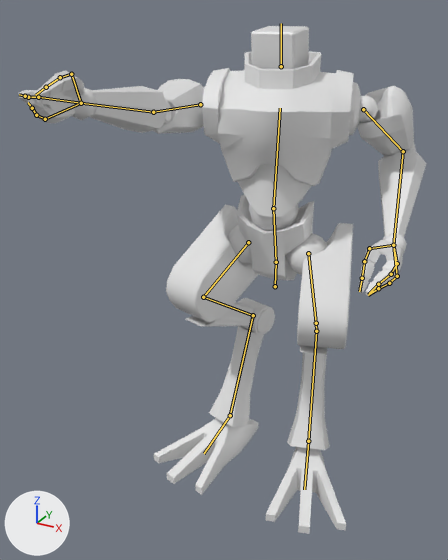
The Blender file Game/Assets/SAGYO/char/m.blend as it was, and as the next commit left it.
Rendered twice from a 50 mm lens placed at (8.62, -19.67, 17.24), pointed at (-0.61, -2.89, 8.85). The axes (+X, +Y, +Z) are drawn at lower left. The lights are the same throughout. Both versions are drawn at frame 5 of the action 'punch_2'; the numbers are the values there. The bones that bend it are drawn over the model as lines.

The first picture shows 'm_arm1', 'm_arm2', 'm_body', 'm_foot1', 'm_foot2', 'm_foot3', 'm_foot4', 'm_foot_joint', 'm_hand', 'm_hand_joint', 'm_head', 'm_heel', 'm_sholder_joint'.
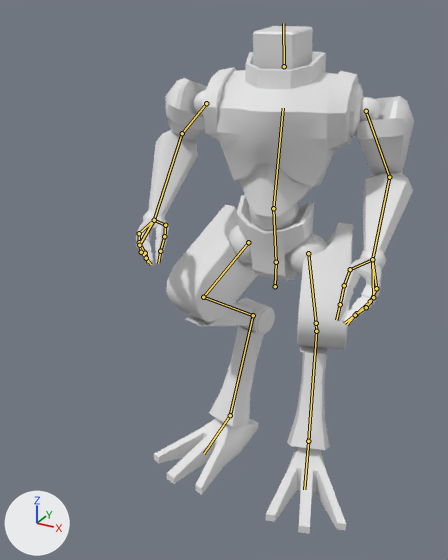
What the commit changed:
Bone 'Bone.002' (bone_bone_002) turns from (-16, 17, -1) to (-16, 10, 0) degrees about its own x, y and z.
Bone 'Bone.002_L.001' (bone_bone_002_l_001) turns from (-45, 24, -78) to (-31, 10, -85) degrees about its own x, y and z.
Bone 'Bone.002_L.002' (bone_bone_002_l_002) turns from (102, 0, 0) to (93, 0, 0) degrees about its own x, y and z.
Bone 'Bone.002_L.003' (bone_bone_002_l_003) turns from (17, 9, 3) to (-3, 0, 1) degrees about its own x, y and z.
Bone 'Bone.002_L.007' (bone_bone_002_l_007) turns from (22, -5, 1) to (0, 0, 0) degrees about its own x, y and z.
Bone 'Bone.002_L.011' (bone_bone_002_l_011) turns from (22, -3, 1) to (0, 0, 0) degrees about its own x, y and z.
Bone 'Bone.002_R.001' (bone_bone_002_r_001) turns from (87, 18, 104) to (-49, -28, 76) degrees about its own x, y and z.
Bone 'Bone.002_R.002' (bone_bone_002_r_002) turns from (8, 0, 0) to (104, 0, 0) degrees about its own x, y and z.
Bone 'Bone.002_R.003' (bone_bone_002_r_003) turns from (-3, -7, -3) to (22, -11, -4) degrees about its own x, y and z.
Bone 'Bone.002_R.007' (bone_bone_002_r_007) turns from (4, -3, -6) to (27, 6, -1) degrees about its own x, y and z.
Bone 'Bone.002_R.011' (bone_bone_002_r_011) turns from (3, -1, -7) to (28, 4, -2) degrees about its own x, y and z.

What differs and where, as boxes (x1, y1, x2, y2) in the pictures (448 x 560 px):
'm_body', posed: before (202, 51, 361, 280); after (202, 51, 364, 280)
'm_arm2', posed (21% narrower, 18% shorter): before (90, 86, 427, 237); after (148, 130, 413, 253)
'm_arm1', posed (26% taller): before (153, 79, 416, 156); after (165, 78, 414, 175)
'm_hand', posed (36% narrower, 51% shorter): before (19, 71, 403, 296); after (136, 216, 382, 325)
'm_head', posed: before (251, 26, 309, 69); after (253, 26, 313, 70)
'm_hand_joint', posed (27% narrower, 63% shorter): before (72, 87, 407, 253); after (143, 210, 386, 270)
'm_sholder_joint', posed: before (358, 96, 378, 123); after (194, 91, 380, 122)
bone 'Bone.002', root to tip: before (273, 208) to (280, 108); after (273, 208) to (283, 108)
bone 'Bone.002_L.001', root to tip: before (363, 109) to (403, 151); after (366, 111) to (389, 177)
bone 'Bone.002_L.002', root to tip: before (403, 151) to (393, 245); after (389, 177) to (372, 259)
bone 'Bone.002_L.003', root to tip: before (393, 245) to (369, 248); after (372, 259) to (350, 269)
bone 'Bone.002_L.007', root to tip: before (393, 245) to (397, 263); after (372, 259) to (376, 288)
bone 'Bone.002_L.011', root to tip: before (393, 245) to (397, 276); after (372, 259) to (373, 297)
bone 'Bone.002_R.001', root to tip: before (200, 104) to (153, 112); after (206, 103) to (182, 133)
bone 'Bone.002_R.002', root to tip: before (153, 112) to (81, 103); after (182, 133) to (154, 220)
bone 'Bone.002_R.003', root to tip: before (81, 103) to (71, 74); after (154, 220) to (165, 225)
bone 'Bone.002_R.007', root to tip: before (81, 103) to (38, 97); after (154, 220) to (139, 233)
bone 'Bone.002_R.011', root to tip: before (81, 103) to (45, 119); after (154, 220) to (139, 245)
